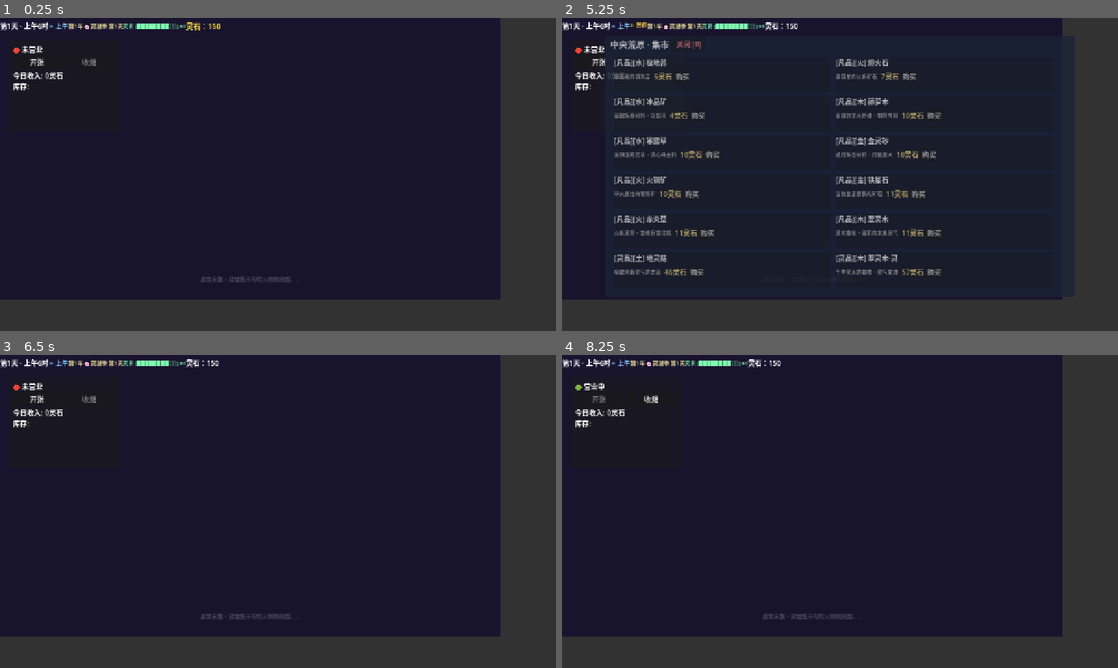
Above: before the commit, frames 1-4 (two rows, left to right).
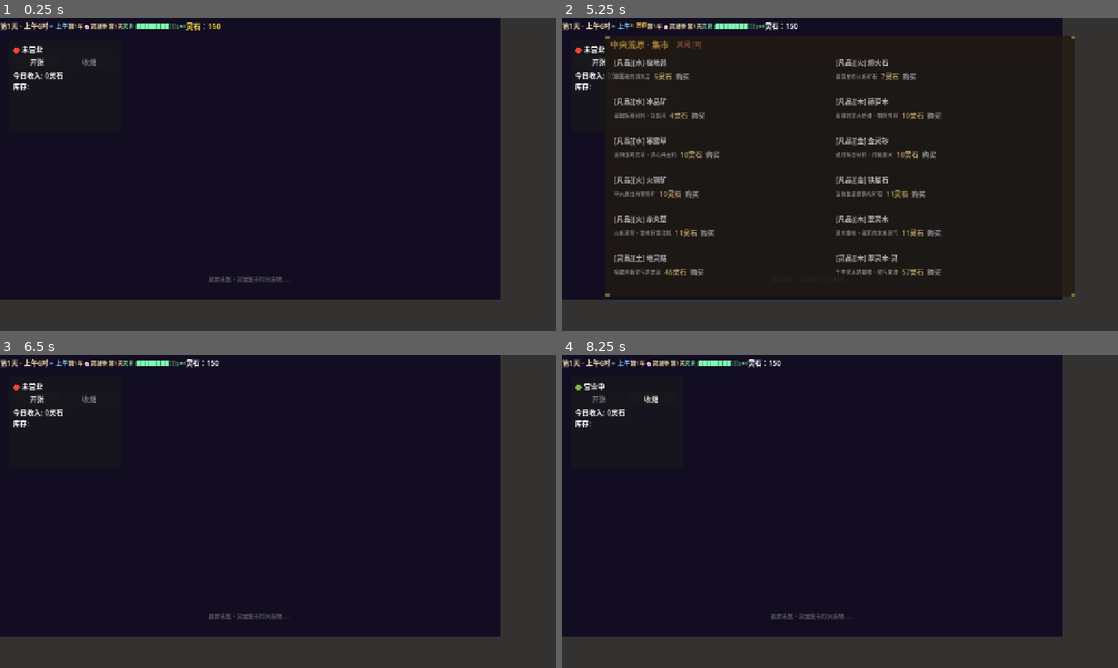
Above: after the commit, the same moments.

Repository: AnQi03/lingxu-traveler
Game: Godot game, scene res://scenes/Main.tscn
The game is run twice, just before and just after one commit, with the same random seed, the same clock (stepped at 60 frames per second) and the same inputs.
Inputs (mouse positions are in pixels of both pictures, inside the frame that each line leads up to):
- Up to frame 1 (0.25 s): no input
- Up to frame 2 (5.25 s): click "开张" at 0.5 s; click "收摊" at 1.25 s; click "开张" at 2 s; click "收摊" at 2.75 s; click "开张" at 3.5 s; click "收摊" at 4.25 s; tap Enter at 5 s; move the mouse to (962, 158) at 5.02 s; tap B at 5.1 s; click (962, 158) at 5.17 s
- Up to frame 3 (6.5 s): tap Space at 5.27 s; click "关闭 [B]" at 5.75 s
- Up to frame 4 (8.25 s): tap Space at 6.5 s; drag from (728, 527) to (812, 574) at 6.52 s; tap Enter at 7.25 s; move the mouse to (895, 442) at 7.27 s; tap E at 7.35 s; click (895, 442) at 7.42 s; click "关闭 [I]" at 8 s

The runs differ from the first frame. In frame 1, 0.3% of the frame differs, in the area x 0-54%, y 1-85%; in frame 2, 19%, in the area x 0-93%, y 1-90%; in frame 3, 0.3%; in frame 4, 0.3%.

Commit message:
visual: 像素暖色方案统一 — 羊皮纸暗底+琥珀金标题+丹砂红按钮+像素金角标, 市场/熔炉面板像素化, 场景六时段天空地面渐变, HUD暖色化

Diff:
--- a/scripts/Furnace.gd
+++ b/scripts/Furnace.gd
@@ -25,10 +25,19 @@
 	furnace_panel.size = Vector2(900, 580)
 
 	var bg = ColorRect.new()
-	bg.color = Color(0.08, 0.05, 0.12, 0.97)
+	bg.color = Color(0.10, 0.06, 0.04, 0.97)  # 暖暗底，比集市更深 — 熔炉氛围
 	bg.size = furnace_panel.size
 	bg.mouse_filter = 0
 	furnace_panel.add_child(bg)
+
+	# 像素金+橙边框角标 — 熔炉用更暖的橙金
+	for pos in [Vector2(0,0), Vector2(892,0), Vector2(0,572), Vector2(892,572)]:
+		var c = ColorRect.new()
+		c.position = pos
+		c.size = Vector2(9, 9)
+		c.color = Color(0.9, 0.55, 0.15, 0.85)
+		c.mouse_filter = Control.MOUSE_FILTER_IGNORE
+		furnace_panel.add_child(c)
 
 	var title_bar = HBoxContainer.new()
 	title_bar.position = Vector2(0, 0)
--- a/scripts/HUD.gd
+++ b/scripts/HUD.gd
@@ -10,18 +10,18 @@
 var current_period: String = ""
 
 var period_colors = {
-	"morning": Color(0, 0, 0, 0.35),
-	"afternoon": Color(0, 0, 0, 0.30),
-	"evening": Color(0.15, 0.08, 0.02, 0.50),
-	"night": Color(0.05, 0.02, 0.10, 0.65)
+	"morning": Color(0.06, 0.04, 0.03, 0.40),
+	"afternoon": Color(0.06, 0.04, 0.02, 0.35),
+	"evening": Color(0.10, 0.05, 0.04, 0.55),
+	"night": Color(0.04, 0.02, 0.06, 0.70)
 }
 
 ## 语义颜色体系
-const COLOR_SUCCESS = Color(0.3, 1.0, 0.4)    # 绿 — 成交/升品
-const COLOR_WARNING = Color(1.0, 0.7, 0.25)   # 黄 — 灵识低/快没耐心
-const COLOR_DANGER = Color(1.0, 0.25, 0.25)   # 红 — 被拒/销毁
-const COLOR_INFO = Color(0.4, 0.7, 1.0)       # 蓝 — 信息提示
-const COLOR_RARE = Color(0.8, 0.4, 1.0)       # 紫 — 稀有/仙品
+const COLOR_SUCCESS = Color(0.4, 0.85, 0.35)    # 青木绿 — 成交/升品
+const COLOR_WARNING = Color(0.9, 0.55, 0.15)    # 烛火橙 — 灵识低/快没耐心
+const COLOR_DANGER = Color(0.85, 0.25, 0.20)    # 丹砂红 — 被拒/销毁
+const COLOR_INFO = Color(0.4, 0.65, 0.85)       # 灵气蓝 — 信息提示
+const COLOR_RARE = Color(0.7, 0.45, 0.85)       # 仙品紫 — 稀有
 
 var toast_label: Label = null
 var toast_timer: float = 0.0
@@ -29,6 +29,11 @@
 
 
 func _ready() -> void:
+	# 暖色调HUD
+	time_label.add_theme_color_override("font_color", Color(0.9, 0.82, 0.65))
+	stone_label.add_theme_color_override("font_color", Color(1.0, 0.85, 0.5))
+	hud_bg.color = Color(0.06, 0.04, 0.03, 0.7)  # 暖暗底HUD背景
+
 	period_label = Label.new()
 	period_label.add_theme_color_override("font_color", Color(0.5, 0.8, 1.0))
 	period_label.add_theme_font_size_override("font_size", 14)
--- a/scripts/Main.gd
+++ b/scripts/Main.gd
@@ -64,34 +64,51 @@
 	var t = PlayerData.time_of_day
 	var period = DayCycle.get_period_name(t)
 
-	var color: Color
+	var sky_color: Color
+	var ground_color: Color
 	var atm_text: String
+	var text_alpha: float = 0.5
 
 	if t >= 5.0 and t < 7.0:
-		color = Color(0.15, 0.12, 0.28)  # 拂晓深蓝紫
-		atm_text = "晨雾未散，灵墟集市的灯火刚刚亮起……"
+		sky_color = Color(0.08, 0.06, 0.20)      # 拂晓深蓝紫
+		ground_color = Color(0.04, 0.03, 0.06)
+		atm_text = "晨雾未散，灵墟集市灯火渐明……"
 	elif t >= 7.0 and t < 10.0:
-		color = Color(0.25, 0.20, 0.15)  # 早晨暖棕
-		atm_text = "晨光透过薄云洒在荒原上，修士们陆续出摊。"
+		sky_color = Color(0.18, 0.13, 0.10)       # 晨光暖棕
+		ground_color = Color(0.08, 0.06, 0.04)
+		atm_text = "晨光照进荒原，修士们陆续出摊。"
 	elif t >= 10.0 and t < 15.0:
-		color = Color(0.30, 0.25, 0.15)  # 上午明亮
-		atm_text = "灵墟集市热闹非凡——讨价还价声此起彼伏。"
+		sky_color = Color(0.22, 0.16, 0.10)       # 上午明亮
+		ground_color = Color(0.10, 0.07, 0.04)
+		atm_text = "灵墟集市热闹非凡，讨价还价此起彼伏。"
 	elif t >= 15.0 and t < 18.0:
-		color = Color(0.28, 0.22, 0.12)  # 下午温暖
-		atm_text = "午后阳光慵懒，几个老顾客在摊前慢悠悠地挑着灵材。"
+		sky_color = Color(0.20, 0.14, 0.08)       # 下午温暖
+		ground_color = Color(0.09, 0.06, 0.04)
+		atm_text = "午后阳光慵懒，老顾客们慢悠悠地挑着灵材。"
 	elif t >= 18.0 and t < 19.0:
-		color = Color(0.22, 0.15, 0.18)  # 黄昏橙紫
-		atm_text = "夕照将天空染成金紫色，集市里传来收摊的吆喝声。"
+		sky_color = Color(0.18, 0.10, 0.14)       # 黄昏金紫
+		ground_color = Color(0.06, 0.04, 0.05)
+		atm_text = "夕照染金天空，集市收摊的吆喝声渐起。"
 	elif t >= 19.0 and t < 21.0:
-		color = Color(0.10, 0.06, 0.15)  # 入夜深紫
-		atm_text = "夜幕低垂，远处偶尔传来炉火噼啪和修士夜话。"
+		sky_color = Color(0.06, 0.04, 0.12)       # 入夜深紫
+		ground_color = Color(0.03, 0.02, 0.04)
+		atm_text = "夜幕低垂，远处炉火噼啪、修士夜话。"
+		text_alpha = 0.35
 	else:
-		color = Color(0.05, 0.03, 0.12)  # 深夜暗紫
-		atm_text = "夜深了。灵墟沉入寂静，只有天道的脉动在黑暗中流淌。"
-
-	scene_bg.color = color
+		sky_color = Color(0.03, 0.02, 0.08)       # 深夜暗紫
+		ground_color = Color(0.02, 0.01, 0.03)
+		atm_text = "夜深。灵墟沉入寂静，天道脉动在黑暗中流淌。"
+		text_alpha = 0.25
+
+	# 天空→地面渐变
+	var gradient = Gradient.new()
+	gradient.add_point(0.0, sky_color)
+	gradient.add_point(0.7, sky_color.lerp(ground_color, 0.5))
+	gradient.add_point(1.0, ground_color)
+
+	scene_bg.color = sky_color  # 基础色
 	atmosphere_label.text = atm_text
-	atmosphere_label.add_theme_color_override("font_color", Color(1, 1, 1, 0.35))
+	atmosphere_label.add_theme_color_override("font_color", Color(1, 1, 1, text_alpha))
 
 
 func _create_market():
--- a/scripts/Market.gd
+++ b/scripts/Market.gd
@@ -21,10 +21,20 @@
 	market_ui.size = Vector2(1080, 600)
 
 	var bg = ColorRect.new()
-	bg.color = Color(0.1, 0.15, 0.25, 0.95)
+	bg.color = Color(0.14, 0.10, 0.06, 0.95)  # 暖暗底，仿羊皮纸暗面
 	bg.size = market_ui.size
 	bg.mouse_filter = 0
 	market_ui.add_child(bg)
+
+	# 像素金边框 — 四角装饰
+	var tl = _make_pixel_corner(Vector2(0,0), true)
+	market_ui.add_child(tl)
+	var tr = _make_pixel_corner(Vector2(1080-8, 0), false)
+	market_ui.add_child(tr)
+	var bl = _make_pixel_corner(Vector2(0, 600-8), false)
+	market_ui.add_child(bl)
+	var br = _make_pixel_corner(Vector2(1080-8, 600-8), false)
+	market_ui.add_child(br)
 
 	var title_bar = HBoxContainer.new()
 	title_bar.position = Vector2(0, 0)
@@ -33,13 +43,13 @@
 
 	var title = Label.new()
 	title.text = "  中央荒原 · 集市"
-	title.add_theme_color_override("font_color", Color.WHITE)
+	title.add_theme_color_override("font_color", Color(0.9, 0.7, 0.3))  # 琥珀金
 	title.add_theme_font_size_override("font_size", 20)
 	title_bar.add_child(title)
 
 	var close_btn = Button.new()
 	close_btn.text = "  关闭 [B]  "
-	close_btn.add_theme_color_override("font_color", Color(1, 0.5, 0.5))
+	close_btn.add_theme_color_override("font_color", Color(0.8, 0.4, 0.3))  # 丹砂红
 	close_btn.add_theme_font_size_override("font_size", 16)
 	close_btn.pressed.connect(_on_close)
 	title_bar.add_child(close_btn)
@@ -158,3 +168,12 @@
 			"count": 1
 		})
 		_refresh_grid()
+
+## 像素角标 — 3×3金点装饰面板四角
+func _make_pixel_corner(pos: Vector2, is_topleft: bool) -> ColorRect:
+	var c = ColorRect.new()
+	c.position = pos
+	c.size = Vector2(9, 9)
+	c.color = Color(0.78, 0.66, 0.31, 0.8)  # 像素金
+	c.mouse_filter = Control.MOUSE_FILTER_IGNORE
+	return c
